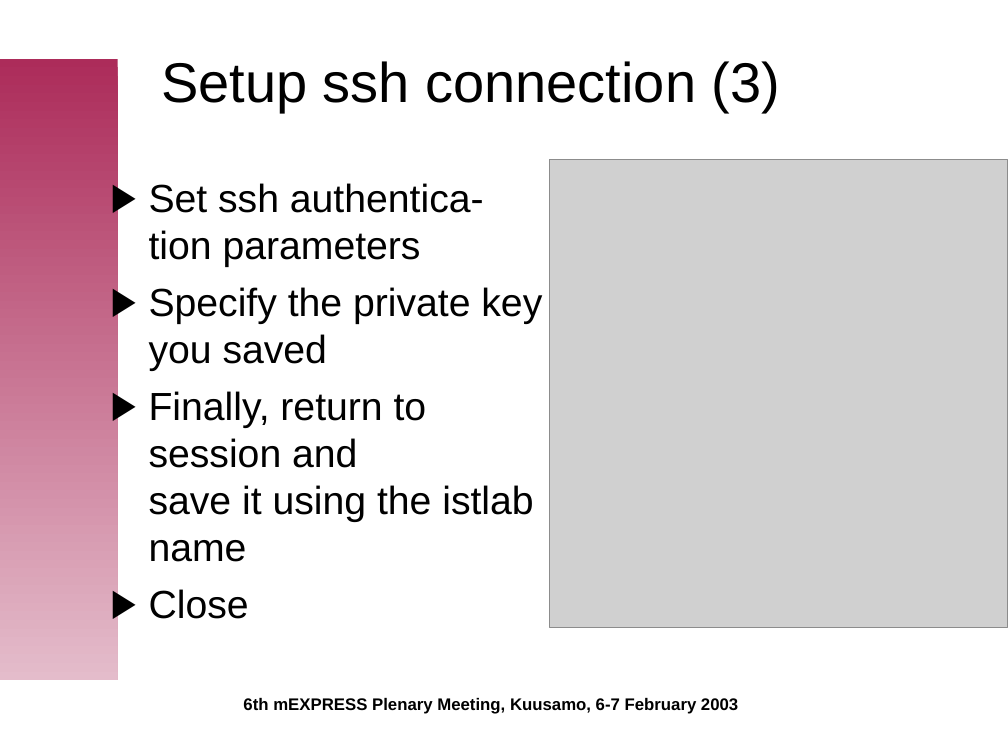
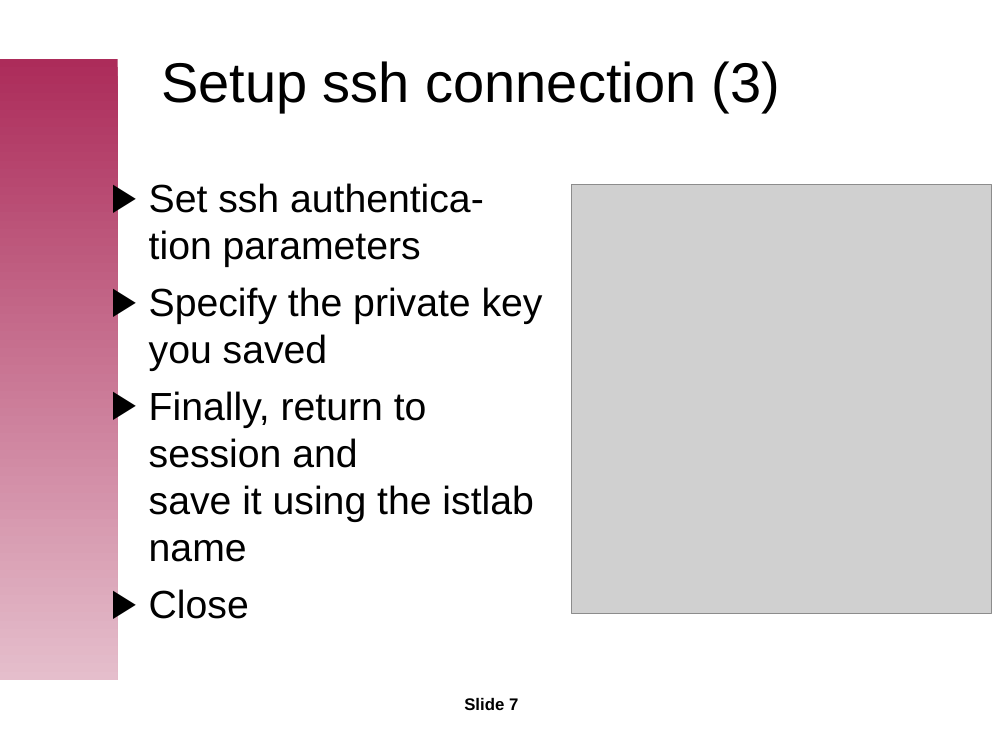
Before and after one commit to istlab/web, a slide deck: slide 7 of doc/presentations/admin/cvs-tutorial.ppt. Drawn at 1008x756 pixels with LibreOffice and Linux fonts; fonts in the diff are those of the drawing; grey boxes stand for pictures; background and template pictures are left out. Boxes give left, top, right and bottom in pixels: in the first picture for what was removed or moved away, otherwise in the second. Text is boxed around its words. In the diff, an @@ line names an element or a change of style, - is before the commit and + after.

```diff
--- a/doc/presentations/admin/cvs-tutorial.ppt
+++ b/doc/presentations/admin/cvs-tutorial.ppt
@@ picture: place and size @@
-picture at bbox=[549, 159, 1008, 627]
+picture at bbox=[572, 184, 991, 613]
@@ page number at bbox=[464, 698, 518, 710]: text changed @@
-6th mEXPRESS Plenary Meeting, Kuusamo, 6-7 February 2003
+Slide 7
```
Also in this commit, not shown: 10 other slides changed.
